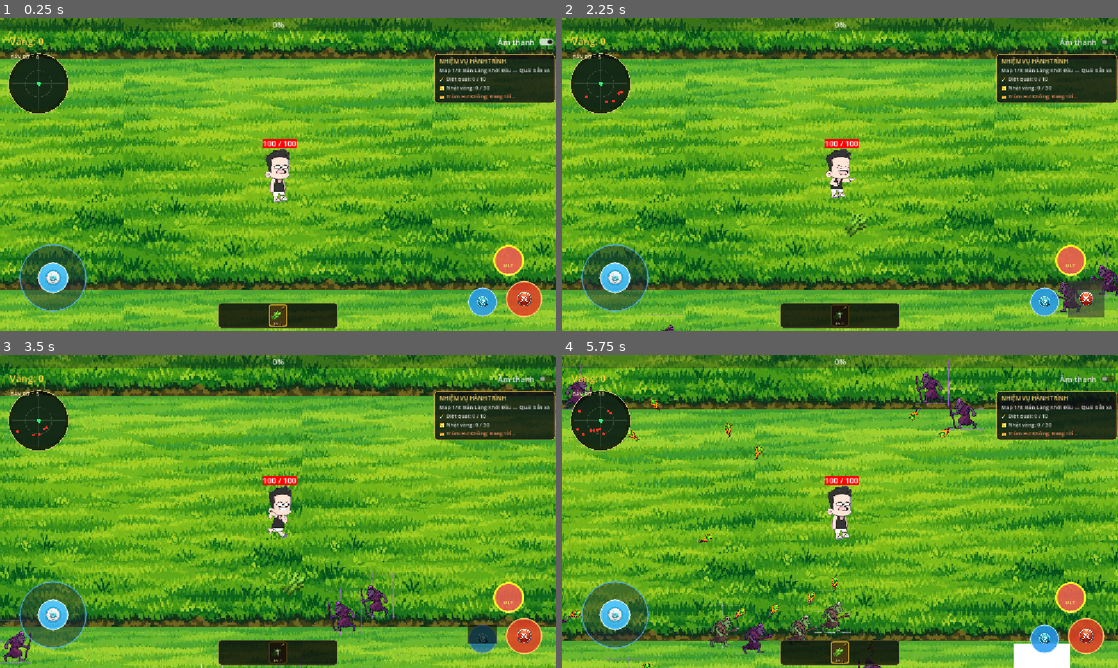
Above: before the commit, frames 1-4 (two rows, left to right).
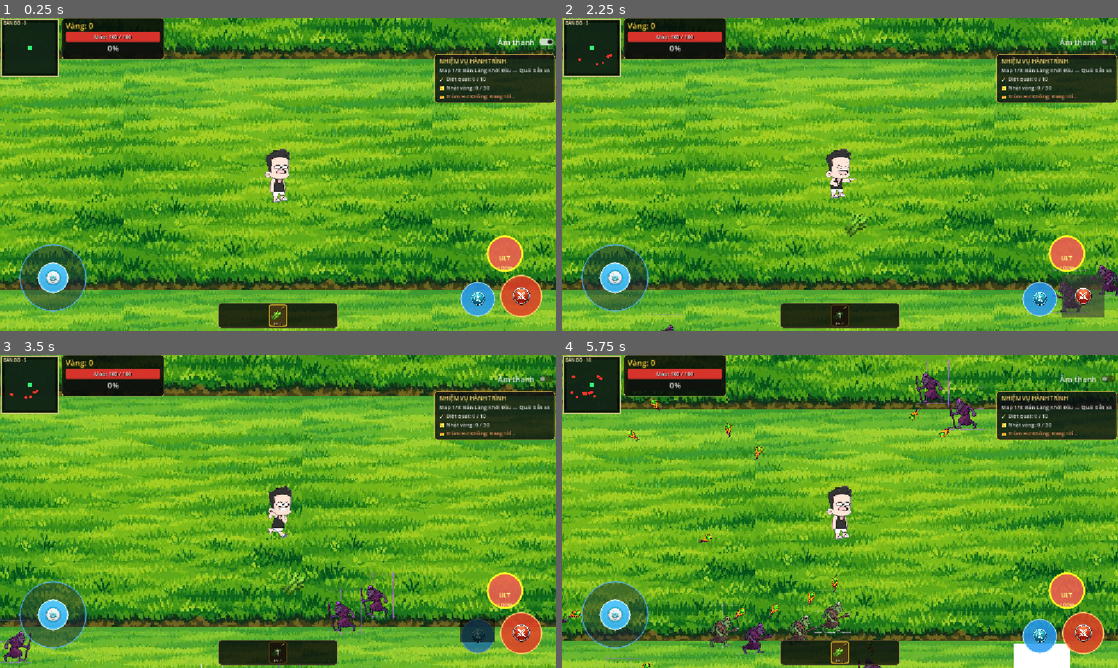
Above: after the commit, the same moments.

Repository: hoducvinhh/game2D
Game: Godot game, scene res://scenes/levels/main.tscn
Two runs of this game, one before a commit and one after it. Both use one fixed random seed, a clock stepped at 60 frames per second and the inputs below. This scene is started directly instead of the project's main scene.
Inputs (mouse positions are in pixels of both pictures, inside the frame that each line leads up to; where the layout moved, square brackets give the same spot in the first picture):
- Up to frame 1 (0.25 s): no input
- Up to frame 2 (2.25 s): click "Âm thanh" at 0.5 s; click (840, 315) at 1.25 s; click (1084, 296) [1084, 299] at 2 s
- Up to frame 3 (3.5 s): tap Enter at 2.75 s; move the mouse to (400, 495) at 2.77 s; hold D from 2.78 s (still down); tap Shift at 2.85 s; click (400, 495) at 2.92 s; tap Space at 3.02 s
- Up to frame 4 (5.75 s): release D at 3.5 s; drag from (728, 527) to (856, 586) at 3.52 s; move the mouse to (895, 442) at 4.27 s; hold D 4.28-5 s; tap K at 4.35 s; drag from (812, 574) to (734, 517) at 5.02 s

The runs differ from the first frame. In frame 1, 9.1% of the frame differs, in the area x 0-100%, y 0-96%; in frame 2, 9.0%; in frame 3, 8.9%; in frame 4, 9.4%.

Commit message:
Enhance player HUD with health and experience bars; update enemy minimap visuals and functionality

Diff:
--- a/scenes/levels/main.tscn
+++ b/scenes/levels/main.tscn
@@ -45,10 +45,10 @@
 script = ExtResource("4_7lrji")
 
 [node name="GoldLabel" type="Label" parent="CanvasLayer" unique_id=2139375251]
-offset_left = 20.0
-offset_top = 34.0
-offset_right = 190.0
-offset_bottom = 62.0
+offset_left = 140.0
+offset_top = 38.0
+offset_right = 330.0
+offset_bottom = 66.0
 theme_override_colors/font_color = Color(1, 0.82, 0.24, 1)
 theme_override_font_sizes/font_size = 20
 text = "Vàng: 0"
--- a/scenes/ui/touch_controls.tscn
+++ b/scenes/ui/touch_controls.tscn
@@ -33,10 +33,10 @@
 border_width_right = 3
 border_width_bottom = 3
 border_color = Color(1, 0.8, 0.4, 0.95)
-corner_radius_top_left = 38
-corner_radius_top_right = 38
-corner_radius_bottom_right = 38
-corner_radius_bottom_left = 38
+corner_radius_top_left = 44
+corner_radius_top_right = 44
+corner_radius_bottom_right = 44
+corner_radius_bottom_left = 44
 
 [sub_resource type="StyleBoxFlat" id="StyleBoxFlat_dash"]
 bg_color = Color(0.15, 0.6, 0.95, 0.85)
@@ -45,10 +45,10 @@
 border_width_right = 2
 border_width_bottom = 2
 border_color = Color(0.7, 0.9, 1, 0.95)
-corner_radius_top_left = 30
-corner_radius_top_right = 30
-corner_radius_bottom_right = 30
-corner_radius_bottom_left = 30
+corner_radius_top_left = 36
+corner_radius_top_right = 36
+corner_radius_bottom_right = 36
+corner_radius_bottom_left = 36
 
 [sub_resource type="StyleBoxFlat" id="StyleBoxFlat_ult"]
 bg_color = Color(0.7, 0.15, 0.85, 0.85)
@@ -57,10 +57,10 @@
 border_width_right = 3
 border_width_bottom = 3
 border_color = Color(1, 0.85, 0.2, 0.95)
-corner_radius_top_left = 32
-corner_radius_top_right = 32
-corner_radius_bottom_right = 32
-corner_radius_bottom_left = 32
+corner_radius_top_left = 38
+corner_radius_top_right = 38
+corner_radius_bottom_right = 38
+corner_radius_bottom_left = 38
 
 [sub_resource type="StyleBoxFlat" id="StyleBoxFlat_glow"]
 bg_color = Color(1, 0.8, 0.1, 0.25)
@@ -69,10 +69,10 @@
 border_width_right = 4
 border_width_bottom = 4
 border_color = Color(1, 0.9, 0.3, 1)
-corner_radius_top_left = 34
-corner_radius_top_right = 34
-corner_radius_bottom_right = 34
-corner_radius_bottom_left = 34
+corner_radius_top_left = 40
+corner_radius_top_right = 40
+corner_radius_bottom_right = 40
+corner_radius_bottom_left = 40
 
 [node name="TouchControls" type="CanvasLayer"]
 script = ExtResource("1_touch")
@@ -139,15 +139,15 @@
 anchor_top = 1.0
 anchor_right = 1.0
 anchor_bottom = 1.0
-offset_left = -84.0
-offset_top = -84.0
+offset_left = -96.0
+offset_top = -96.0
 offset_right = -8.0
 offset_bottom = -8.0
 grow_horizontal = 0
 grow_vertical = 0
 focus_mode = 0
 theme_override_colors/font_color = Color(1, 1, 1, 1)
-theme_override_font_sizes/font_size = 13
+theme_override_font_sizes/font_size = 14
 theme_override_styles/normal = SubResource("StyleBoxFlat_attack")
 theme_override_styles/pressed = SubResource("StyleBoxFlat_attack")
 text = "CHÉM
@@ -160,15 +160,15 @@
 anchor_top = 1.0
 anchor_right = 1.0
 anchor_bottom = 1.0
-offset_left = -162.0
-offset_top = -70.0
-offset_right = -102.0
+offset_left = -178.0
+offset_top = -82.0
+offset_right = -106.0
 offset_bottom = -10.0
 grow_horizontal = 0
 grow_vertical = 0
 focus_mode = 0
 theme_override_colors/font_color = Color(1, 1, 1, 1)
-theme_override_font_sizes/font_size = 11
+theme_override_font_sizes/font_size = 12
 theme_override_styles/normal = SubResource("StyleBoxFlat_dash")
 theme_override_styles/pressed = SubResource("StyleBoxFlat_dash")
 text = "LƯỚT
@@ -192,10 +192,10 @@
 anchor_top = 1.0
 anchor_right = 1.0
 anchor_bottom = 1.0
-offset_left = -110.0
-offset_top = -158.0
-offset_right = -46.0
-offset_bottom = -94.0
+offset_left = -124.0
+offset_top = -178.0
+offset_right = -48.0
+offset_bottom = -102.0
 grow_horizontal = 0
 grow_vertical = 0
 focus_mode = 0
@@ -221,7 +221,7 @@
 grow_horizontal = 2
 grow_vertical = 2
 theme_override_colors/font_color = Color(1, 1, 1, 1)
-theme_override_font_sizes/font_size = 11
+theme_override_font_sizes/font_size = 12
 text = "ULT
 0%"
 horizontal_alignment = 1
--- a/scripts/characters/player.gd
+++ b/scripts/characters/player.gd
@@ -223,7 +223,16 @@
 		projectile.direction = Vector2.RIGHT.rotated(angle)
 		projectile.damage = bullet_damage
 		projectile.speed = bullet_speed
+		projectile.add_to_group("ultimate_projectiles")
 		get_tree().current_scene.add_child(projectile)
+
+func end_ultimate_for_stage_transition() -> void:
+	ultimate_buff_timer = 0.0
+	ultimate_bullet_timer = 0.0
+	modulate = Color.WHITE
+	for projectile in get_tree().get_nodes_in_group("ultimate_projectiles"):
+		if is_instance_valid(projectile):
+			projectile.queue_free()
 
 func _spawn_ghost_trail() -> void:
 	if not animated_sprite or not animated_sprite.sprite_frames:
--- a/scripts/levels/main.gd
+++ b/scripts/levels/main.gd
@@ -3,9 +3,12 @@
 @onready var player: CharacterBody2D = $CharacterBody2D/Player # Hoặc $Player tùy cây node của bạn
 @onready var level_up_menu: Control = $CanvasLayer/LevelUpMenu
 @onready var gold_label: Label = $CanvasLayer/GoldLabel
+@onready var exp_bar: ProgressBar = $CanvasLayer/EXPBar
 var weapons_row: HBoxContainer
 var weapon_slots: Dictionary = {}
 var map_hazard: Node2D
+var player_health_bar: ProgressBar
+var player_health_label: Label
 
 const WEAPON_HUD_ITEMS := [
 	{"id": "Sugarcane", "name": "Bã mía", "icon": "res://assets/sprites/weapons/sugarcane/sugarcane.png"},
@@ -23,7 +26,10 @@
 	# Tìm lại player nếu đường dẫn phía trên bị lệch
 	if not player:
 		player = get_tree().get_first_node_in_group("player")
-
+	if is_instance_valid(player):
+		var overhead_health_bar := player.get_node_or_null("HealthBar")
+		if overhead_health_bar:
+			overhead_health_bar.hide()
 	if player and level_up_menu:
 		player.player_leveled_up.connect(_on_player_leveled_up)
 		player.weapons_changed.connect(_refresh_weapons_hud)
@@ -31,10 +37,12 @@
 	_create_weapons_hud()
 	_refresh_weapons_hud()
 	_create_enemy_minimap()
+	_create_player_status_hud()
 	_create_quest_tracker()
 
 func _process(_delta: float) -> void:
 	_update_weapon_cooldowns()
+	_update_player_health_hud()
 
 func _create_quest_tracker() -> void:
 	var tracker = preload("res://scripts/ui/quest_tracker.gd").new()
@@ -44,9 +52,83 @@
 
 func _create_enemy_minimap() -> void:
 	var minimap = preload("res://scripts/ui/enemy_minimap.gd").new()
-	minimap.position = Vector2(14.0, 70.0)
+	minimap.position = Vector2.ZERO
 	minimap.player = player
 	$CanvasLayer.add_child(minimap)
+
+func _create_player_status_hud() -> void:
+	var panel := PanelContainer.new()
+	panel.position = Vector2(128.0, 0.0)
+	panel.size = Vector2(212.0, 86.0)
+	var panel_style := StyleBoxFlat.new()
+	panel_style.bg_color = Color(0.025, 0.035, 0.035, 0.86)
+	panel_style.border_color = Color(0.78, 0.69, 0.39, 0.9)
+	panel_style.set_border_width_all(1)
+	panel_style.set_corner_radius_all(6)
+	panel_style.content_margin_left = 8
+	panel_style.content_margin_top = 4
+	panel_style.content_margin_right = 8
+	panel_style.content_margin_bottom = 4
+	panel.add_theme_stylebox_override("panel", panel_style)
+	$CanvasLayer.add_child(panel)
+
+	var content := VBoxContainer.new()
+	content.add_theme_constant_override("separation", 2)
+	panel.add_child(content)
+
+	gold_label.custom_minimum_size = Vector2(196.0, 21.0)
+	gold_label.add_theme_font_size_override("font_size", 16)
+	$CanvasLayer.remove_child(gold_label)
+	content.add_child(gold_label)
+
+	player_health_bar = ProgressBar.new()
+	player_health_bar.custom_minimum_size = Vector2(196.0, 20.0)
+	player_health_bar.show_percentage = false
+	var background := StyleBoxFlat.new()
+	background.bg_color = Color(0.09, 0.055, 0.055, 1.0)
+	background.set_corner_radius_all(3)
+	player_health_bar.add_theme_stylebox_override("background", background)
+	var fill := StyleBoxFlat.new()
+	fill.bg_color = Color(0.84, 0.2, 0.17, 1.0)
+	fill.set_corner_radius_all(3)
+	player_health_bar.add_theme_stylebox_override("fill", fill)
+	content.add_child(player_health_bar)
+
+	player_health_label = Label.new()
+	player_health_label.set_anchors_and_offsets_preset(Control.PRESET_FULL_RECT)
+	player_health_label.horizontal_alignment = HORIZONTAL_ALIGNMENT_CENTER
+	player_health_label.vertical_alignment = VERTICAL_ALIGNMENT_CENTER
+	player_health_label.add_theme_font_size_override("font_size", 11)
+	player_health_label.add_theme_color_override("font_color", Color.WHITE)
+	player_health_label.add_theme_color_override("font_shadow_color", Color.BLACK)
+	player_health_label.add_theme_constant_override("shadow_offset_x", 1)
+	player_health_label.add_theme_constant_override("shadow_offset_y", 1)
+	player_health_bar.add_child(player_health_label)
+
+	$CanvasLayer.remove_child(exp_bar)
+	exp_bar.set_anchors_and_offsets_preset(Control.PRESET_TOP_LEFT)
+	exp_bar.custom_minimum_size = Vector2(196.0, 17.0)
+	exp_bar.show_percentage = true
+	var exp_background := StyleBoxFlat.new()
+	exp_background.bg_color = Color(0.055, 0.075, 0.055, 1.0)
+	exp_background.set_corner_radius_all(3)
+	exp_bar.add_theme_stylebox_override("background", exp_background)
+	var exp_fill := StyleBoxFlat.new()
+	exp_fill.bg_color = Color(0.45, 0.78, 0.25, 1.0)
+	exp_fill.set_corner_radius_all(3)
+	exp_bar.add_theme_stylebox_override("fill", exp_fill)
+	content.add_child(exp_bar)
+
+	_update_player_health_hud()
+
+func _update_player_health_hud() -> void:
+	if not is_instance_valid(player) or not is_instance_valid(player_health_bar) or not is_instance_valid(player_health_label):
+		return
+	var current_health := int(player.get("health"))
+	var maximum_health := int(player.get("max_health"))
+	player_health_bar.max_value = maximum_health
+	player_health_bar.value = current_health
+	player_health_label.text = "Máu: %d / %d" % [current_health, maximum_health]
 
 func _start_map_hazards() -> void:
 	if is_instance_valid(map_hazard):
--- a/scripts/spawner.gd
+++ b/scripts/spawner.gd
@@ -105,6 +105,9 @@
 		get_tree().quit()
 
 func _advance_run() -> void:
+	var player := get_tree().get_first_node_in_group("player")
+	if is_instance_valid(player) and player.has_method("end_ultimate_for_stage_transition"):
+		player.call("end_ultimate_for_stage_transition")
 	_clear_stage_entities()
 	map_index += 1
 	if map_index >= GameData.run_map_order.size():
--- a/scripts/ui/enemy_minimap.gd
+++ b/scripts/ui/enemy_minimap.gd
@@ -1,13 +1,12 @@
 extends Control
 
 @export var detection_range: float = 700.0
-@export var minimap_radius: float = 55.0
 
 var player: Node2D
 var refresh_timer: float = 0.0
 
 func _ready() -> void:
-	custom_minimum_size = Vector2(132.0, 132.0)
+	custom_minimum_size = Vector2(124.0, 124.0)
 	size = custom_minimum_size
 	mouse_filter = Control.MOUSE_FILTER_IGNORE
 
@@ -18,13 +17,15 @@
 		queue_redraw()
 
 func _draw() -> void:
-	var center := size * 0.5
-	draw_circle(center, minimap_radius + 7.0, Color(0.015, 0.025, 0.02, 0.82))
-	draw_arc(center, minimap_radius + 7.0, 0.0, TAU, 48, Color(0.82, 0.78, 0.52, 0.9), 1.5)
-	draw_circle(center, minimap_radius, Color(0.08, 0.17, 0.1, 0.76))
-	draw_arc(center, minimap_radius * 0.5, 0.0, TAU, 32, Color(0.65, 0.75, 0.63, 0.22), 1.0)
-	draw_line(center + Vector2(-minimap_radius, 0.0), center + Vector2(minimap_radius, 0.0), Color(0.65, 0.75, 0.63, 0.18), 1.0)
-	draw_line(center + Vector2(0.0, -minimap_radius), center + Vector2(0.0, minimap_radius), Color(0.65, 0.75, 0.63, 0.18), 1.0)
+	var map_rect := Rect2(Vector2(3.0, 3.0), size - Vector2(6.0, 6.0))
+	var inner_rect := map_rect.grow(-7.0)
+	var center := inner_rect.get_center()
+	draw_rect(map_rect, Color(0.015, 0.025, 0.02, 0.88), true)
+	draw_rect(map_rect, Color(0.82, 0.78, 0.52, 0.9), false, 1.5)
+	draw_rect(inner_rect, Color(0.08, 0.17, 0.1, 0.76), true)
+	draw_rect(inner_rect, Color(0.65, 0.75, 0.63, 0.25), false, 1.0)
+	draw_line(Vector2(center.x, inner_rect.position.y), Vector2(center.x, inner_rect.end.y), Color(0.65, 0.75, 0.63, 0.22), 1.0)
+	draw_line(Vector2(inner_rect.position.x, center.y), Vector2(inner_rect.end.x, center.y), Color(0.65, 0.75, 0.63, 0.22), 1.0)
 
 	var enemy_count := 0
 	if is_instance_valid(player):
@@ -35,10 +36,11 @@
 			var distance := player.global_position.distance_to(enemy.global_position)
 			if distance > detection_range:
 				continue
-			var dot_position := center + offset * (distance / detection_range) * minimap_radius
+			var normalized_offset := offset * (distance / detection_range)
+			var half_extent := inner_rect.size * 0.5 - Vector2(4.0, 4.0)
+			var dot_position := center + Vector2(normalized_offset.x * half_extent.x, normalized_offset.y * half_extent.y)
 			draw_circle(dot_position, 3.0, Color(1.0, 0.2, 0.16, 1.0))
 			enemy_count += 1
 
 	draw_circle(center, 5.0, Color(0.2, 0.95, 0.48, 1.0))
-	draw_arc(center, 5.0, 0.0, TAU, 24, Color(0.04, 0.12, 0.07, 1.0), 1.5)
-	draw_string(ThemeDB.fallback_font, Vector2(8.0, 14.0), "BẢN ĐỒ  •  %d" % enemy_count, HORIZONTAL_ALIGNMENT_LEFT, -1.0, 10, Color(1.0, 0.94, 0.73, 1.0))
+	draw_string(ThemeDB.fallback_font, Vector2(7.0, 14.0), "BẢN ĐỒ · %d" % enemy_count, HORIZONTAL_ALIGNMENT_LEFT, -1.0, 9, Color(1.0, 0.94, 0.73, 1.0))
Not shown, added: scripts/ui/enemy_minimap.gd.uid
